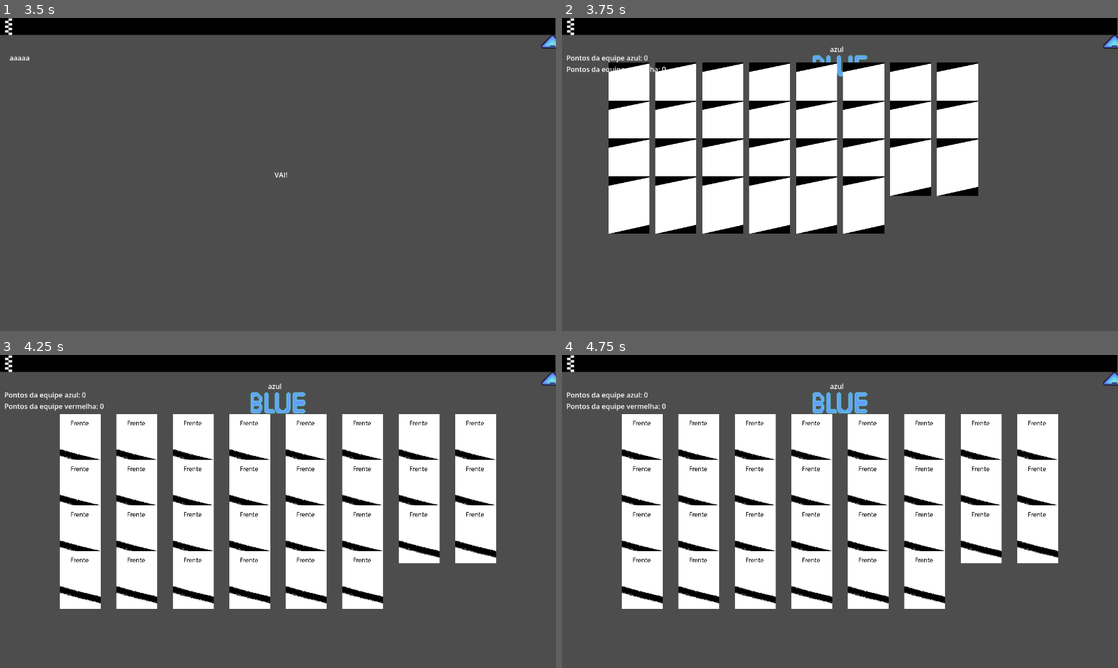
Above: before the commit, frames 1-4 (two rows, left to right).
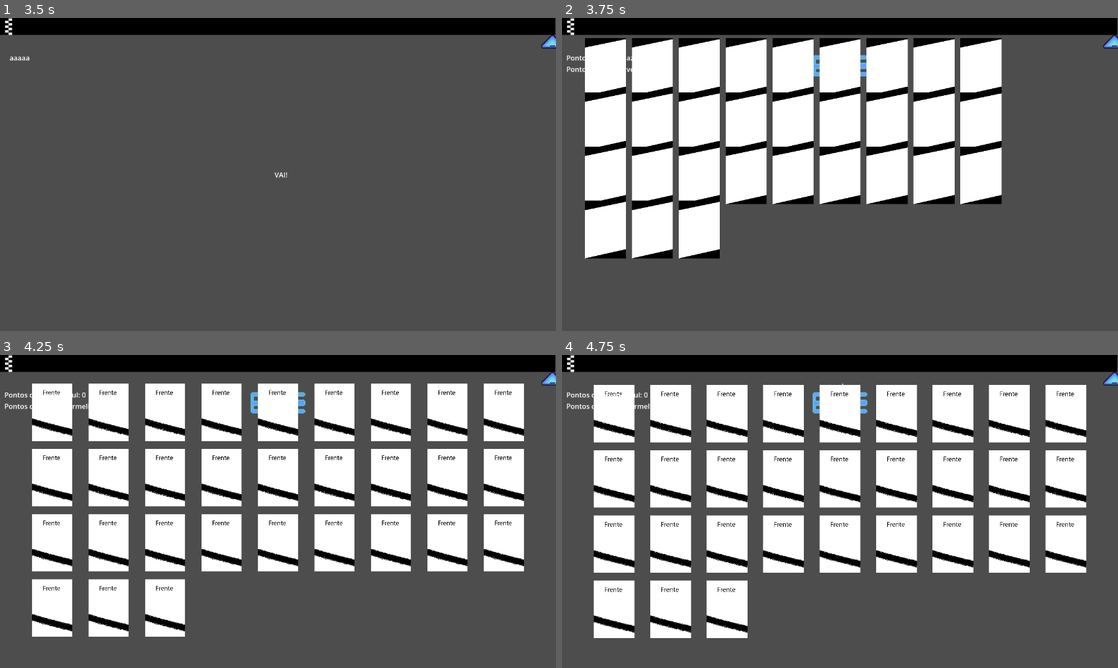
Above: after the commit, the same moments.

Repository: Gi0vai123/Memory_Cycling_TCC
Game: Godot game, scene res://scenes/modoP.tscn
Two runs of this game, one before a commit and one after it. Both use one fixed random seed, a clock stepped at 60 frames per second and the inputs below.
Inputs (mouse positions are in pixels of both pictures, inside the frame that each line leads up to):
- Up to frame 1 (3.5 s): tap Enter at 0.5, 2 s; move the mouse to (400, 158) at 0.52 s; click (400, 158) at 0.67 s; tap Space at 1.25, 2.75 s; move the mouse to (166, 190) at 1.27 s; click (166, 190) at 1.42 s; move the mouse to (333, 105) at 2.02 s; click (333, 105) at 2.17 s; move the mouse to (250, 237) at 2.77 s; click (250, 237) at 2.92 s
- Up to frame 2 (3.75 s): tap Enter at 3.5 s; move the mouse to (1006, 221) at 3.52 s; click (1006, 221) at 3.67 s
- Up to frame 3 (4.25 s): no input
- Up to frame 4 (4.75 s): move the mouse to (639, 442) at 4.27 s; click (639, 442) at 4.42 s

Frame 1 is identical in both runs. In frame 2, 28% of the frame differs, in the area x 4-80%, y 6-77%; in frame 3, 44%, in the area x 5-95%, y 9-90%; in frame 4, 44%.

Commit message:
Animação de virar

Diff:
--- a/scripts/cena.gd
+++ b/scripts/cena.gd
@@ -26,9 +26,9 @@
 var nome_jogador_azul: String = "Azul"
 var nome_jogador_vermelho: String = "Vermelho"
 
-const COLUNAS = 8
+const COLUNAS = 9
 const ESPACAMENTO_X = 130
-const ESPACAMENTO_Y = 105
+const ESPACAMENTO_Y = 150
 
 # Pares da rodada — lido do singleton Dificuldade em _ready()
 var quantidade_pares: int = 15
--- a/scripts/funcCarta.gd
+++ b/scripts/funcCarta.gd
@@ -1,11 +1,14 @@
 extends Area2D
 @export var card_id: int = 0
 var tween_rotacao: Tween
+var tween_hover: Tween
 @onready var sp_frente = $SpFrente
 @onready var sp_costa = $SpCosta
 @onready var qualid = $id
 var pode_animar := false
 var virada := false
+var virando := false
+var mouse_dentro := false
 var z_original = 0
 signal carta_clicada(carta)
 
@@ -18,18 +21,24 @@
 	mouse_exited.connect(_on_mouse_exited)
 
 func _on_mouse_entered():
-	if not pode_animar:
+	mouse_dentro = true
+	if not pode_animar or virando:
 		return
 	z_index = 100
-	var t = create_tween()
-	t.tween_property(self, "scale", Vector2(1, 1), 0.15)
+	if tween_hover: tween_hover.kill()
+	tween_hover = create_tween()
+	tween_hover.tween_property(self, "scale", Vector2(1, 1), 0.15)
 	animar_loop_rotacao()
 
 func _on_mouse_exited():
+	mouse_dentro = false
 	z_index = z_original
-	var t = create_tween()
-	t.tween_property(self, "scale", Vector2(0.7, 0.7), 0.15)
 	parar_rotacao()
+	if virando:
+		return
+	if tween_hover: tween_hover.kill()
+	tween_hover = create_tween()
+	tween_hover.tween_property(self, "scale", Vector2(0.7, 0.7), 0.15)
 
 func animar_loop_rotacao():
 	if tween_rotacao:
@@ -50,11 +59,46 @@
 		emit_signal("carta_clicada", self)
 
 func virar():
+	if virando:
+		return
+	virando = true
+
+	# Cancela hover em andamento pra evitar conflito de tween no scale
+	if tween_hover: tween_hover.kill()
+
+	var alvo = scale
+	var y0 = position.y
+
+	# Fase 1: encolhe horizontal + pula
+	var t1 = create_tween().set_parallel(true)
+	t1.tween_property(self, "scale", Vector2(0.0, alvo.y), 0.12) \
+		.set_trans(Tween.TRANS_SINE).set_ease(Tween.EASE_IN)
+	t1.tween_property(self, "position:y", y0 - 12, 0.12) \
+		.set_trans(Tween.TRANS_SINE).set_ease(Tween.EASE_OUT)
+	await t1.finished
+
+	# Mid-flip: troca o sprite visível
 	if virada:
 		mostrar_costas()
 	else:
 		mostrar_frente()
 	virada = !virada
+
+	# Fase 2: expande horizontal + cai
+	var t2 = create_tween().set_parallel(true)
+	t2.tween_property(self, "scale", alvo, 0.12) \
+		.set_trans(Tween.TRANS_SINE).set_ease(Tween.EASE_OUT)
+	t2.tween_property(self, "position:y", y0, 0.12) \
+		.set_trans(Tween.TRANS_SINE).set_ease(Tween.EASE_IN)
+	await t2.finished
+
+	virando = false
+
+	# Se o mouse saiu da carta durante o flip, ajusta o scale para o repouso
+	if not mouse_dentro and scale != Vector2(0.7, 0.7):
+		if tween_hover: tween_hover.kill()
+		tween_hover = create_tween()
+		tween_hover.tween_property(self, "scale", Vector2(0.7, 0.7), 0.12)
 
 func mostrar_frente():
 	sp_frente.visible = true
